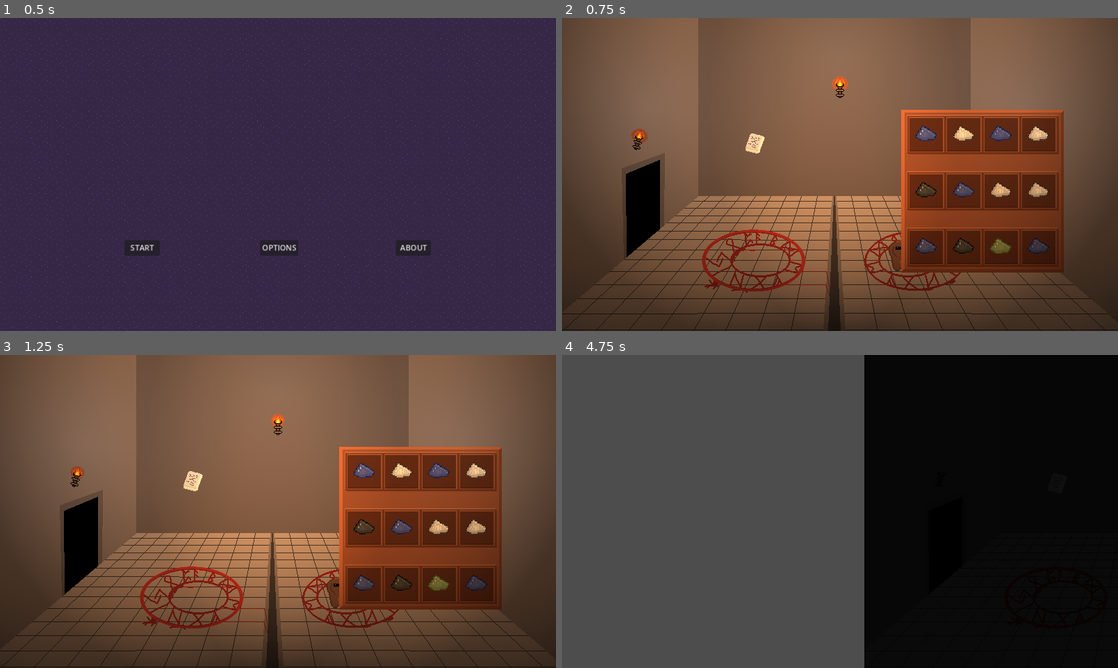
Above: before the commit, frames 1-4 (two rows, left to right).
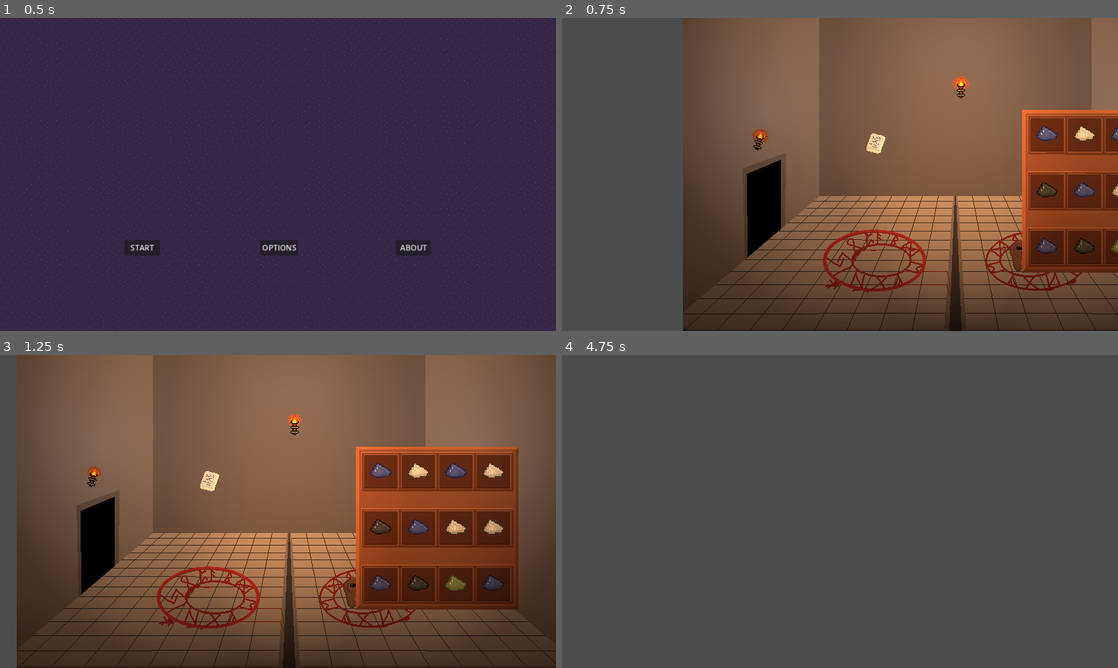
Above: after the commit, the same moments.

Repository: lewis785/ludum-dare-55
Game: Godot game, scene res://scenes/levels/main_menu.tscn
The game is run twice, just before and just after one commit, with the same random seed, the same clock (stepped at 60 frames per second) and the same inputs.
Inputs (mouse positions are in pixels of both pictures, inside the frame that each line leads up to; where the layout moved, square brackets give the same spot in the first picture):
- Up to frame 1 (0.5 s): no input
- Up to frame 2 (0.75 s): click "START" at 0.5 s
- Up to frame 3 (1.25 s): no input
- Up to frame 4 (4.75 s): click (773, 480) [756, 480] at 1.25 s; click (756, 483) at 2 s; click (756, 489) at 2.75 s; tap Enter at 3.5 s; drag from (928, 473) to (840, 511) at 3.52 s; drag from (728, 527) to (812, 574) at 4.27 s

Frame 1 is identical in both runs. In frame 2, 58% of the frame differs, in the area x 0-100%, y 0-100%; in frame 3, 19%; in frame 4, 46%.

Commit message:
FIX Added Continuous Room Generation

Diff:
--- a/scenes/levels/room.gd
+++ b/scenes/levels/room.gd
@@ -1,6 +1,6 @@
 extends TextureRect
 
-
+class_name Room
 
 # Called when the node enters the scene tree for the first time.
 func _ready():
@@ -10,3 +10,26 @@
 # Called every frame. 'delta' is the elapsed time since the previous frame.
 func _process(delta):
 	pass
+
+func _setTorchesBrightness(brightness : int, amount : int = 0):
+		if brightness == 0:
+			for i in range(3):
+				var torch = find_child("Torch" + str(i))
+				torch.find_child("TorchAnimation").animation = "notLitFam"
+				torch.find_child("PointLight2D").energy = 0.0
+				torch.find_child("Extinguish").play()
+		else:
+			var torch
+			# Torches are called in odd order due to room order
+			if(amount >= 2):
+				torch = find_child("Torch0")
+				torch.find_child("TorchAnimation").animation = "litfam"
+				torch.find_child("PointLight2D").energy = brightness
+			if(amount >= 1):
+				torch = find_child("Torch1")
+				torch.find_child("TorchAnimation").animation = "litfam"
+				torch.find_child("PointLight2D").energy = brightness
+			if(amount >= 3):
+				torch = find_child("Torch2")
+				torch.find_child("TorchAnimation").animation = "litfam"
+				torch.find_child("PointLight2D").energy = brightness
--- a/scenes/levels/room.tscn
+++ b/scenes/levels/room.tscn
@@ -1,6 +1,7 @@
-[gd_scene load_steps=9 format=3 uid="uid://culpis2kpkslw"]
+[gd_scene load_steps=10 format=3 uid="uid://culpis2kpkslw"]
 
 [ext_resource type="Texture2D" uid="uid://crs8kox2y0gj7" path="res://assets/backgrounds/room_temp.png" id="1_son88"]
+[ext_resource type="Script" path="res://scenes/levels/room.gd" id="2_8hr5s"]
 [ext_resource type="PackedScene" uid="uid://f7pi0x6o1uvq" path="res://scenes/background_tools/snap_point.tscn" id="2_n8nla"]
 [ext_resource type="PackedScene" uid="uid://c30y088bbp04r" path="res://scenes/props/torch.tscn" id="3_7h2qe"]
 [ext_resource type="PackedScene" uid="uid://dn523v3tnhp3l" path="res://scenes/characters/wizard.tscn" id="4_67ko6"]
@@ -28,6 +29,7 @@
 grow_vertical = 2
 texture = ExtResource("1_son88")
 stretch_mode = 1
+script = ExtResource("2_8hr5s")
 
 [node name="SnapPoint0" parent="." instance=ExtResource("2_n8nla")]
 position = Vector2(399, 225)
--- a/scenes/levels/sliding_window.gd
+++ b/scenes/levels/sliding_window.gd
@@ -7,8 +7,10 @@
 
 var roomScene = preload("res://scenes/levels/room.tscn")
 
-var roomInstance1 = roomScene.instantiate()
-var roomInstance2 = roomScene.instantiate()
+#var roomInstance1 = roomScene.instantiate()
+#var roomInstance2 = roomScene.instantiate()
+
+var room_instance : Room = roomScene.instantiate()
 
 var target_coordinates = Vector2(400,225)	#Initialise the variable so it doesnt complain
 var camera_coordinates = Vector2(400,225)
@@ -21,86 +23,87 @@
 var walkSoundPlayed = 1
 var enableWizard = 0
 var flag = 1;
+
 #Camera set to 1.44
 func _ready():
-	_createNextRoom(0)
+	_createNextRoom()
 
 
 func _input(_event):
 	if(Input.is_key_pressed(KEY_ENTER)):	#UPDATE WHEN BATTLE ENDSS
-		roomInstance1.find_child("AudioStreamPlayer2D").stop()	#Make sure to call this when battle starts!!!
-		target+=1
+		room_instance.find_child("AudioStreamPlayer2D").stop()	#Make sure to call this when battle starts!!!
+		_createNextRoom()
+		#target+=1
 
 func _process(delta):
 	camera_coordinates = camera.get_position()
 	camera.position = camera_coordinates.move_toward(target_coordinates, cameraSpeed*delta)
 	camera.set_position(camera.position)
-	_createNextRoom(target)
-	if(enableWizard == 1):
-		roomInstance1.find_child("Node2D").find_child("Path2D").find_child("PathFollow2D").progress+= wizardSpeed*delta
-	if(enableWizard == 2):
-		roomInstance2.find_child("Node2D").find_child("Path2D").find_child("PathFollow2D").progress+= wizardSpeed*delta
+	#_createNextRoom()
+	#if(enableWizard == 1):
+		#roomInstance1.find_child("Node2D").find_child("Path2D").find_child("PathFollow2D").progress+= wizardSpeed*delta
+	#if(enableWizard == 2):
+		#roomInstance2.find_child("Node2D").find_child("Path2D").find_child("PathFollow2D").progress+= wizardSpeed*delta
 
-func _createNextRoom(nextRoom):
-	var roomInstance = roomInstance1 if nextRoom % 2 == 0 else roomInstance2
-	var notRoomInstance = roomInstance2 if nextRoom % 2 == 0 else roomInstance1
-	if (nextRoom % 2 == 0):
-		flag = 2
-	else:
-		flag = 1
+func _createNextRoom():
+	var old_room : Room = room_instance
+	room_instance = roomScene.instantiate()
+	#room_instance.position = Vector2((800*target), 0)
+	room_instance.position = Vector2(old_room.position.x + 800, 0)
+	add_child(room_instance)
 
-	if(nextRoom > roomsMade):
-		roomInstance.position = Vector2((800*nextRoom), 0)
-		add_child(roomInstance)
-		roomsMade += 1
-		igniteSoundPlayed = 0
-		if(tempPleaseLewisDontHateMe > 0):
-			hissSoundPlayed = 0
-			walkSoundPlayed = 0
+	old_room._setTorchesBrightness(0)
 
-	if(nextRoom == roomsMade):
-		if(hissSoundPlayed == 0):
-			roomInstance.find_child("Torch0").find_child("Extinguish").play()
-			hissSoundPlayed = 1
-			_setTorchesBrightness(notRoomInstance, 0.0)
-		if(walkSoundPlayed == 0):
-			roomInstance.find_child("Torch0").find_child("Walking").play()
-			walkSoundPlayed = 1
+	target_coordinates = Vector2(400+room_instance.position.x, 225)
 
-			enableWizard = flag
-			notRoomInstance.find_child("Node2D").find_child("Path2D").find_child("PathFollow2D").find_child("Wizard").find_child("PointLight2D").set_enabled(true)
-			notRoomInstance.find_child("Node2D").find_child("Path2D").find_child("PathFollow2D").find_child("Wizard").visible = true
+	room_instance._setTorchesBrightness(10,3)
 
-		target_coordinates = Vector2(400+(800*nextRoom), 225)
-		if(target_coordinates == camera_coordinates):
-			tempPleaseLewisDontHateMe+=1
-			if((tempPleaseLewisDontHateMe > 2) and (target_coordinates == camera_coordinates) and igniteSoundPlayed == 0):
-				enableWizard = 0
-				notRoomInstance.find_child("Node2D").find_child("Path2D").find_child("PathFollow2D").find_child("Wizard").find_child("PointLight2D").set_enabled(false)
-				notRoomInstance.find_child("Node2D").find_child("Path2D").find_child("PathFollow2D").find_child("Wizard").visible = false
-				roomInstance1.find_child("Node2D").find_child("Path2D").find_child("PathFollow2D").progress = 0
-				roomInstance2.find_child("Node2D").find_child("Path2D").find_child("PathFollow2D").progress = 0
-				roomInstance.find_child("Torch0").find_child("Ignite").play()
-				_setTorchesBrightness(roomInstance, 10.0)
-				tempPleaseLewisDontHateMe = 0
-				roomInstance1.find_child("AudioStreamPlayer2D").play()
-				igniteSoundPlayed = 1
+	old_room.queue_free()
 
-func _setTorchesBrightness(instance: Node, brightness):
-		if(brightness == 0.0):
-			instance.find_child("Torch0").find_child("TorchAnimation").animation = "notLitFam"
-			instance.find_child("Torch0").find_child("PointLight2D").energy = 0.0
-			instance.find_child("Torch1").find_child("TorchAnimation").animation = "notLitFam"
-			instance.find_child("Torch1").find_child("PointLight2D").energy = 0.0
-			instance.find_child("Torch2").find_child("TorchAnimation").animation = "notLitFam"
-			instance.find_child("Torch2").find_child("PointLight2D").energy = 0.0
-		else:
-			if(lives >= 2):
-				instance.find_child("Torch0").find_child("TorchAnimation").animation = "litfam"
-				instance.find_child("Torch0").find_child("PointLight2D").energy = brightness
-			if(lives >= 1):
-				instance.find_child("Torch1").find_child("TorchAnimation").animation = "litfam"
-				instance.find_child("Torch1").find_child("PointLight2D").energy = brightness
-			if(lives >= 3):
-				instance.find_child("Torch2").find_child("TorchAnimation").animation = "litfam"
-				instance.find_child("Torch2").find_child("PointLight2D").energy = brightness
+
+
+
+
+	#var roomInstance = roomInstance1 if nextRoom % 2 == 0 else roomInstance2
+	#var notRoomInstance = roomInstance2 if nextRoom % 2 == 0 else roomInstance1
+	#if (nextRoom % 2 == 0):
+		#flag = 2
+	#else:
+		#flag = 1
+		#
+	#if(nextRoom > roomsMade):
+		#roomInstance.position = Vector2((800*nextRoom), 0)
+		#add_child(roomInstance)
+		#roomsMade += 1
+		#igniteSoundPlayed = 0
+		#if(tempPleaseLewisDontHateMe > 0):
+			#hissSoundPlayed = 0
+			#walkSoundPlayed = 0
+		#
+	#if(nextRoom == roomsMade):
+		#if(hissSoundPlayed == 0):
+			#roomInstance.find_child("Torch0").find_child("Extinguish").play()
+			#hissSoundPlayed = 1
+			##_setTorchesBrightness(notRoomInstance, 0.0)
+		#if(walkSoundPlayed == 0):
+			#roomInstance.find_child("Torch0").find_child("Walking").play()
+			#walkSoundPlayed = 1
+			#
+			#enableWizard = flag
+			#notRoomInstance.find_child("Node2D").find_child("Path2D").find_child("PathFollow2D").find_child("Wizard").find_child("PointLight2D").set_enabled(true)
+			#notRoomInstance.find_child("Node2D").find_child("Path2D").find_child("PathFollow2D").find_child("Wizard").visible = true
+		#
+		#target_coordinates = Vector2(400+(800*nextRoom), 225)
+		#if(target_coordinates == camera_coordinates):
+			#tempPleaseLewisDontHateMe+=1
+			#if((tempPleaseLewisDontHateMe > 2) and (target_coordinates == camera_coordinates) and igniteSoundPlayed == 0):
+				#enableWizard = 0
+				#notRoomInstance.find_child("Node2D").find_child("Path2D").find_child("PathFollow2D").find_child("Wizard").find_child("PointLight2D").set_enabled(false)
+				#notRoomInstance.find_child("Node2D").find_child("Path2D").find_child("PathFollow2D").find_child("Wizard").visible = false
+				#roomInstance1.find_child("Node2D").find_child("Path2D").find_child("PathFollow2D").progress = 0
+				#roomInstance2.find_child("Node2D").find_child("Path2D").find_child("PathFollow2D").progress = 0
+				#roomInstance.find_child("Torch0").find_child("Ignite").play()
+				##_setTorchesBrightness(roomInstance, 10.0)
+				#tempPleaseLewisDontHateMe = 0
+				#roomInstance1.find_child("AudioStreamPlayer2D").play()
+				#igniteSoundPlayed = 1
